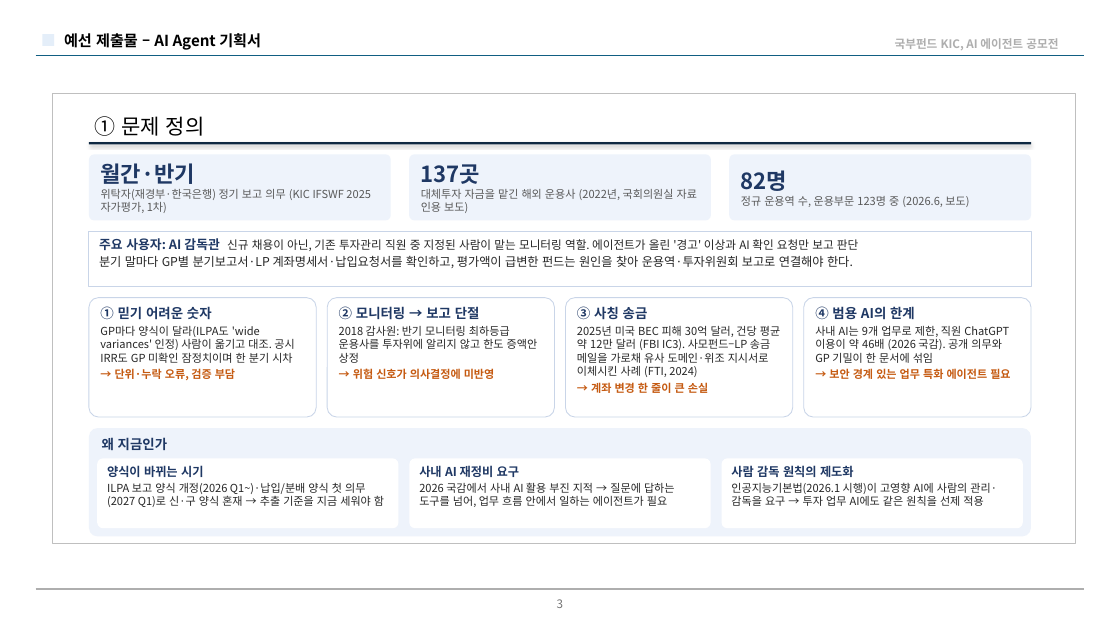
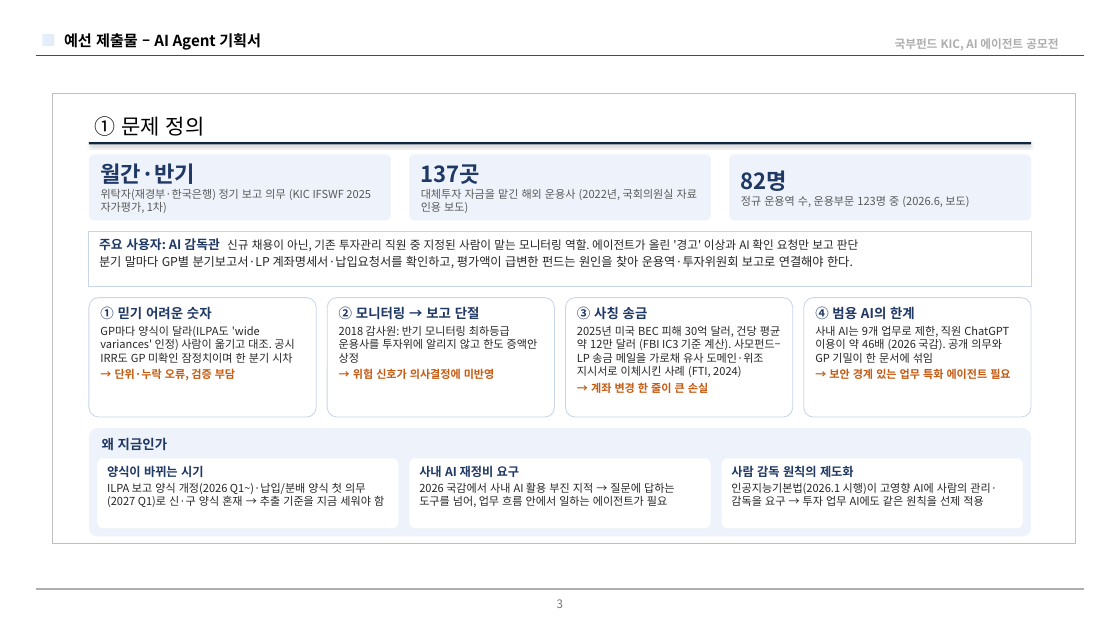
Before and after one commit to Chaewon-Park-STUDY/KIC-AI-Agent-2026, a slide deck: slide 3 of docs/proposal/HumanSight_proposal_draft_v7.pptx. Drawn at 1120x630 pixels with LibreOffice and Linux fonts; fonts in the diff are those of the drawing; background and template pictures are left out. Boxes give left, top, right and bottom in pixels: in the first picture for what was removed or moved away, otherwise in the second. Text is boxed around its words. In the diff, an @@ line names an element or a change of style, - is before the commit and + after.

```diff
--- a/docs/proposal/HumanSight_proposal_draft_v7.pptx
+++ b/docs/proposal/HumanSight_proposal_draft_v7.pptx
@@ text in rounded rectangle at bbox=[577, 326, 781, 377]: text changed @@
-2025년 미국 BEC 피해 30억 달러, 건당 평균 약 12만 달러 (FBI IC3). 사모펀드–LP 송금 메일을 가로채 유사 도메인·위조 지시서로 이체시킨 사례 (FTI, 2024)
+2025년 미국 BEC 피해 30억 달러, 건당 평균 약 12만 달러 (FBI IC3 기준 계산). 사모펀드–LP 송금 메일을 가로채 유사 도메인·위조 지시서로 이체시킨 사례 (FTI, 2024)
```
Also in this commit, not shown: 1 other slide changed, 2 other files.
